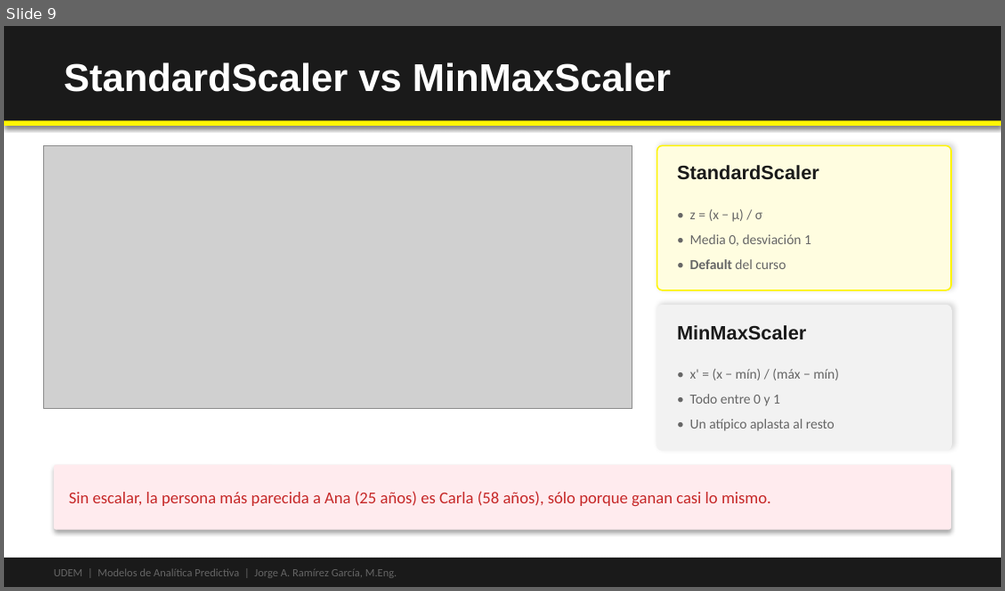
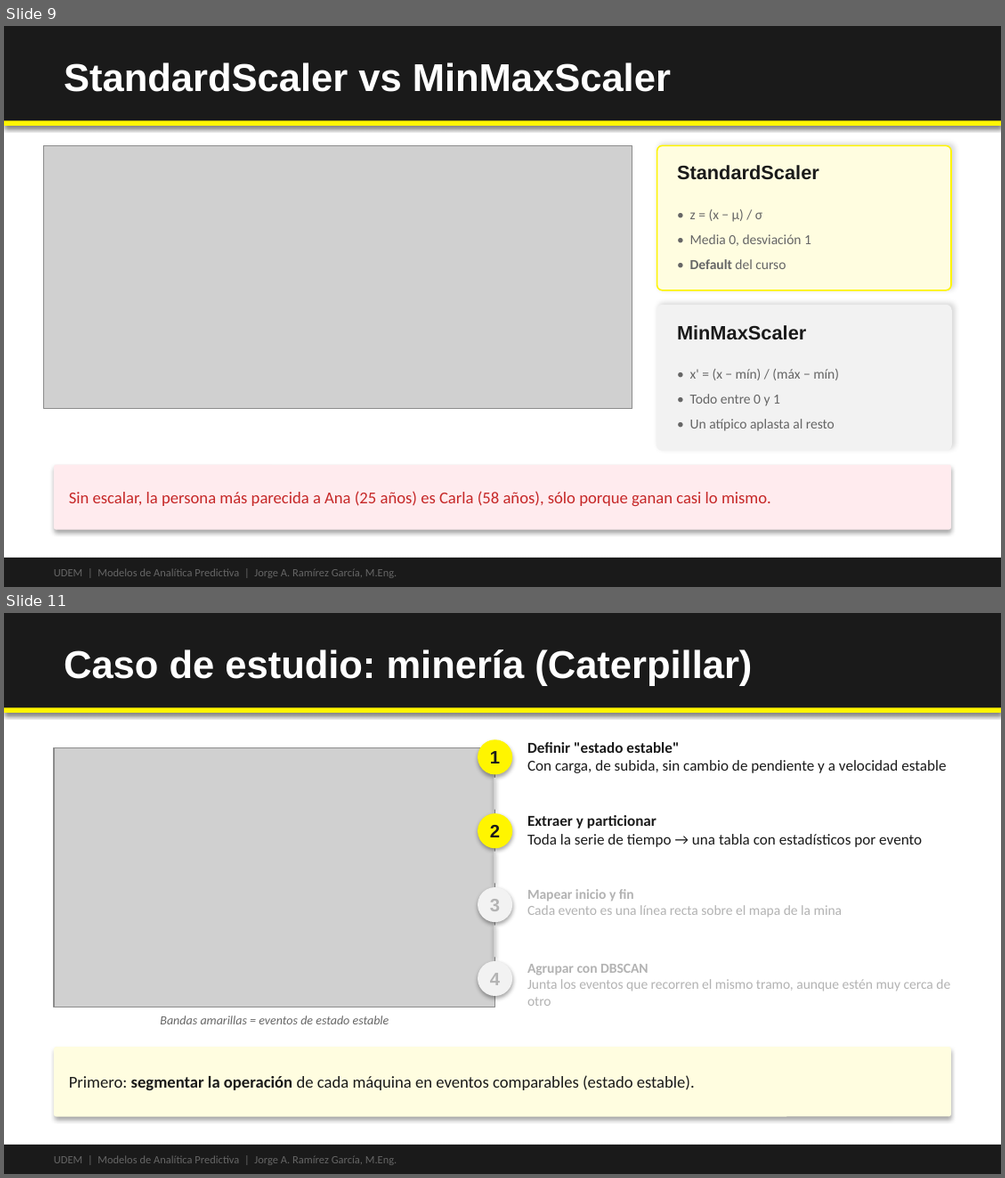
Before and after one commit to Emilio-Guevara/aprendizaje-no-supervisado-EmilioGuevara, a slide deck: 00-fundamentos/slides/Introducción al Aprendizaje No Supervisado - UDEM.pptx. Shown one above the other, each under a label of ours: slide 9 before the commit, slides 9 and 11 after it; the slides between them are not shown. The pictures are 1005x591 and 1005x1178 pixels, drawn with LibreOffice and Linux fonts; fonts in the diff are those of the drawing; grey boxes stand for pictures. Boxes give left, top, right and bottom in pixels: in the first picture for what was removed or moved away, otherwise in the second. Text is boxed around its words. In the diff, an @@ line names an element or a change of style, - is before the commit and + after.

```diff
--- a/00-fundamentos/slides/Introducción al Aprendizaje No Supervisado - UDEM.pptx
+++ b/00-fundamentos/slides/Introducción al Aprendizaje No Supervisado - UDEM.pptx
@@ slide 11 added at (4, 613, 1001, 1174), background #FFFFFF @@
@@ rectangle added at (4, 613, 1001, 713), fill #1A1A1A @@
@@ text added at (64, 649, 752, 686), 28 pt, text #FFFFFF, bold @@
+Caso de estudio: minería (Caterpillar)
@@ rectangle added at (4, 707, 1001, 713), fill #FFF500 @@
@@ ellipse added at (477, 739, 512, 774), fill #FFF500, 13 pt, text #1A1A1A, bold @@
+1
@@ text added at (527, 742, 946, 773), 11 pt, text #1A1A1A @@
+Definir "estado estable"
+Con carga, de subida, sin cambio de pendiente y a velocidad estable
@@ picture added at (54, 747, 495, 1006) @@
@@ rectangle added at (494, 778, 496, 810), fill #D9D9D9 @@
@@ ellipse added at (477, 813, 512, 848), fill #FFF500, 13 pt, text #1A1A1A, bold @@
+2
@@ text added at (527, 815, 922, 847), 11 pt, text #1A1A1A @@
+Extraer y particionar
+Toda la serie de tiempo → una tabla con estadísticos por evento
@@ rectangle added at (494, 852, 496, 884), fill #D9D9D9 @@
@@ ellipse added at (477, 887, 512, 922), fill #F2F2F2, 13 pt, text #B3B3B3, bold @@
+3
@@ text added at (527, 889, 842, 916), 10 pt, text #B3B3B3 @@
+Mapear inicio y fin
+Cada evento es una línea recta sobre el mapa de la mina
@@ rectangle added at (494, 925, 496, 957), fill #D9D9D9 @@
@@ ellipse added at (477, 961, 512, 996), fill #F2F2F2, 13 pt, text #B3B3B3, bold @@
+4
@@ text added at (527, 964, 950, 1005), 10 pt, text #B3B3B3 @@
+Agrupar con DBSCAN
+Junta los eventos que recorren el mismo tramo, aunque estén muy cerca de otro
@@ text added at (160, 1015, 389, 1024), 9 pt, text #666666, italic @@
+Bandas amarillas = eventos de estado estable
@@ rounded rectangle added at (54, 1046, 951, 1117), fill #FFFDE0 @@
@@ text added at (69, 1075, 695, 1090), 12 pt, text #1A1A1A @@
+Primero: segmentar la operación de cada máquina en eventos comparables (estado estable).
@@ rectangle added at (4, 1144, 1001, 1174), fill #1A1A1A @@
@@ text added at (54, 1155, 396, 1165), 8 pt, text #666666 @@
+UDEM | Modelos de Analítica Predictiva | Jorge A. Ramírez García, M.Eng.
```
Also in this commit, not shown: 2 slides changed, 1 other slide added, 22 other files.
